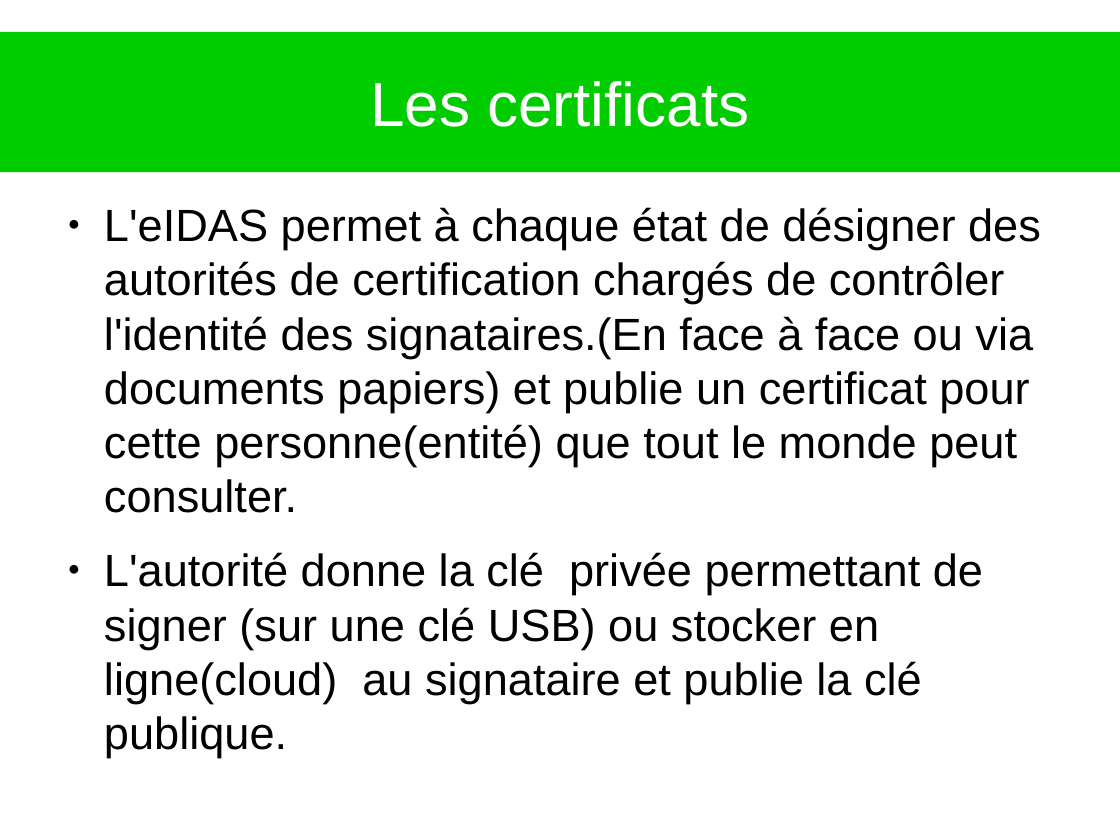
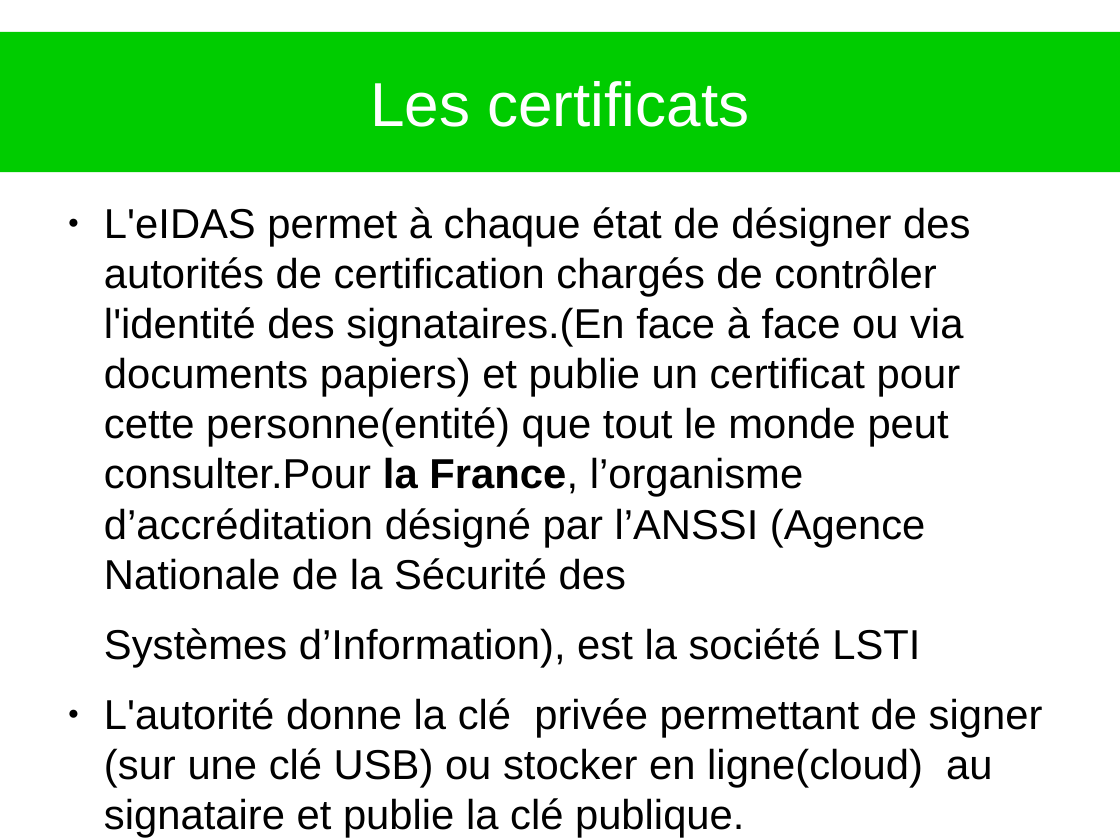
Before and after one commit to heylve/current, a slide deck: slide 6 of Presentations/SignatureElec.odp. Drawn at 1120x840 pixels with LibreOffice and Linux fonts; fonts in the diff are those of the drawing. Boxes give left, top, right and bottom in pixels: in the first picture for what was removed or moved away, otherwise in the second. Text is boxed around its words. In the diff, an @@ line names an element or a change of style, - is before the commit and + after.

```diff
--- a/Presentations/SignatureElec.odp
+++ b/Presentations/SignatureElec.odp
@@ text at <box>104,207,970,668</box>: text changed; size 32 to 29.6 pt @@
-● L'eIDAS permet à chaque état de désigner des autorités de certification chargés de contrôler l'identité des signataires.(En face à face ou via documents papiers) et publie un certificat pour cette personne(entité) que tout le monde peut consulter.
+● L'eIDAS permet à chaque état de désigner des autorités de certification chargés de contrôler l'identité des signataires.(En face à face ou via documents papiers) et publie un certificat pour cette personne(entité) que tout le monde peut consulter.Pour la France, l’organisme d’accréditation désigné par l’ANSSI (Agence Nationale de la Sécurité des
+Systèmes d’Information), est la société LSTI
@@ text at <box>104,698,1043,838</box>: size 32 to 29.6 pt in "L'autorité donne la clé privée permettant de ..." @@
```
Also in this commit, not shown: 1 other slide changed.
